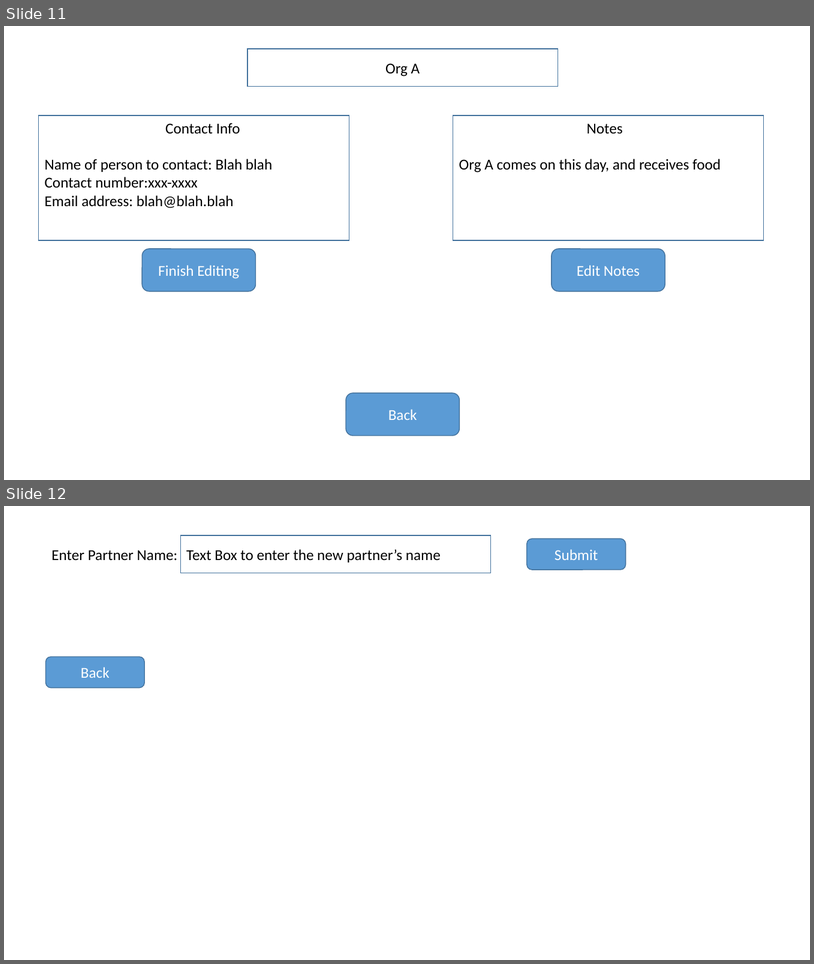
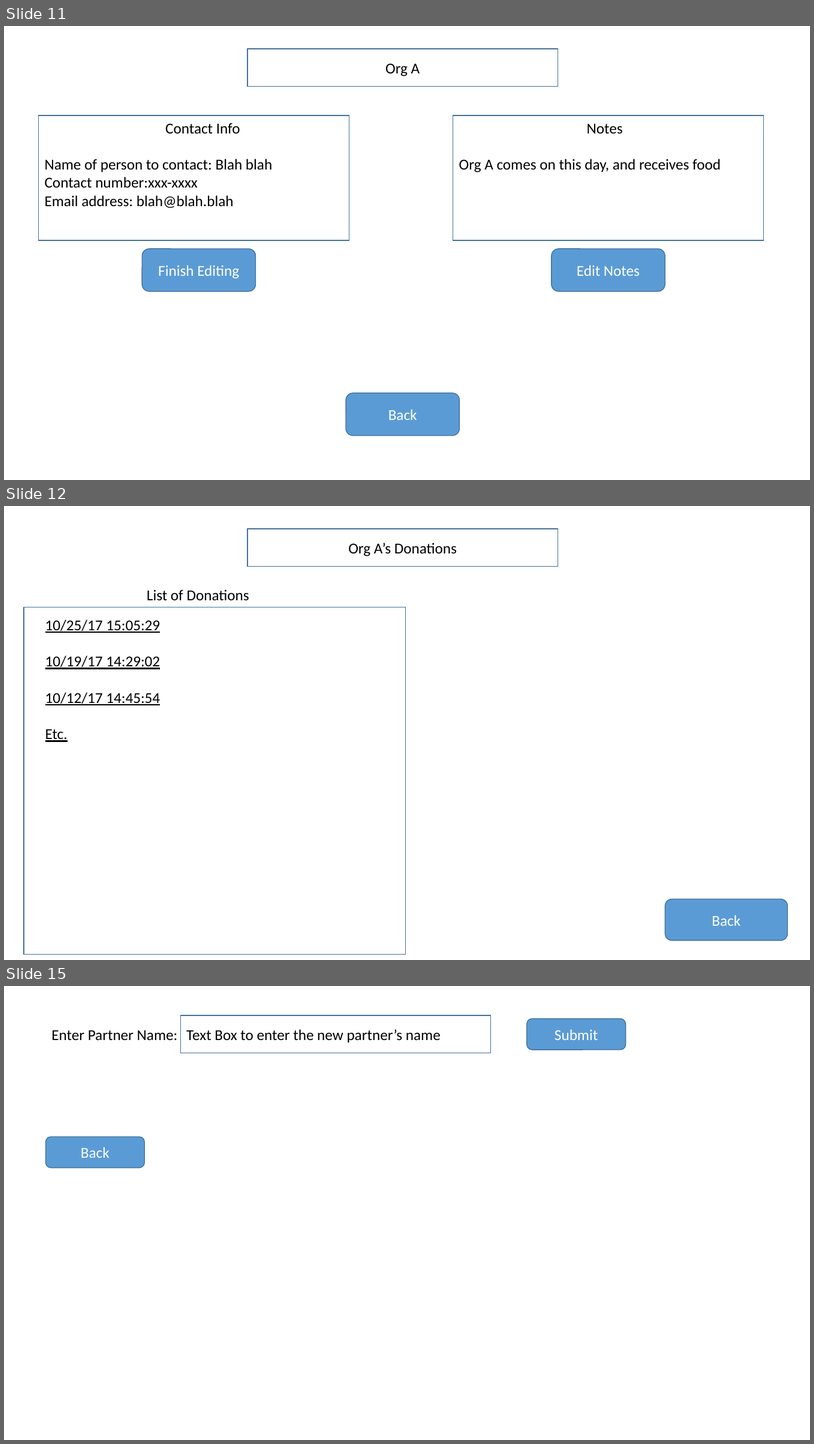
Before and after one commit to ShawnStrong/JustTwoMore, a slide deck: Just One More Program Prez.pptx. Shown one above the other, each under a label of ours: slides 11 and 12 before the commit, slides 11, 12 and 15 after it; the slides between them are not shown. The pictures are 814x964 and 814x1444 pixels, drawn with LibreOffice and Linux fonts; fonts in the diff are those of the drawing. Boxes give left, top, right and bottom in pixels: in the first picture for what was removed or moved away, otherwise in the second. Text is boxed around its words. In the diff, an @@ line names an element or a change of style, - is before the commit and + after.

```diff
--- a/Just One More Program Prez.pptx
+++ b/Just One More Program Prez.pptx
@@ slide 12 added at bbox=[4, 506, 810, 960], background #FFFFFF @@
@@ rectangle added at bbox=[248, 529, 559, 567], outline #43739E 1 pt, 18 pt, text #000000 @@
+Org A’s Donations
@@ text added at bbox=[147, 589, 249, 601], 18 pt, text #000000 @@
+List of Donations
@@ rectangle added at bbox=[24, 607, 406, 954], outline #43739E 1 pt @@
@@ text added at bbox=[45, 619, 160, 742], 18 pt, text #000000, underline @@
+10/25/17 15:05:29
+10/19/17 14:29:02
+10/12/17 14:45:54
+Etc.
@@ rounded rectangle added at bbox=[666, 898, 789, 940], fill #5B9BD5, outline #43739E 1 pt, 18 pt, text #FFFFFF @@
+Back
@@ what was slide 12 is now slide 15 @@
```
Also in this commit, not shown: 1 slide changed, 2 other slides added, 1 other file.
